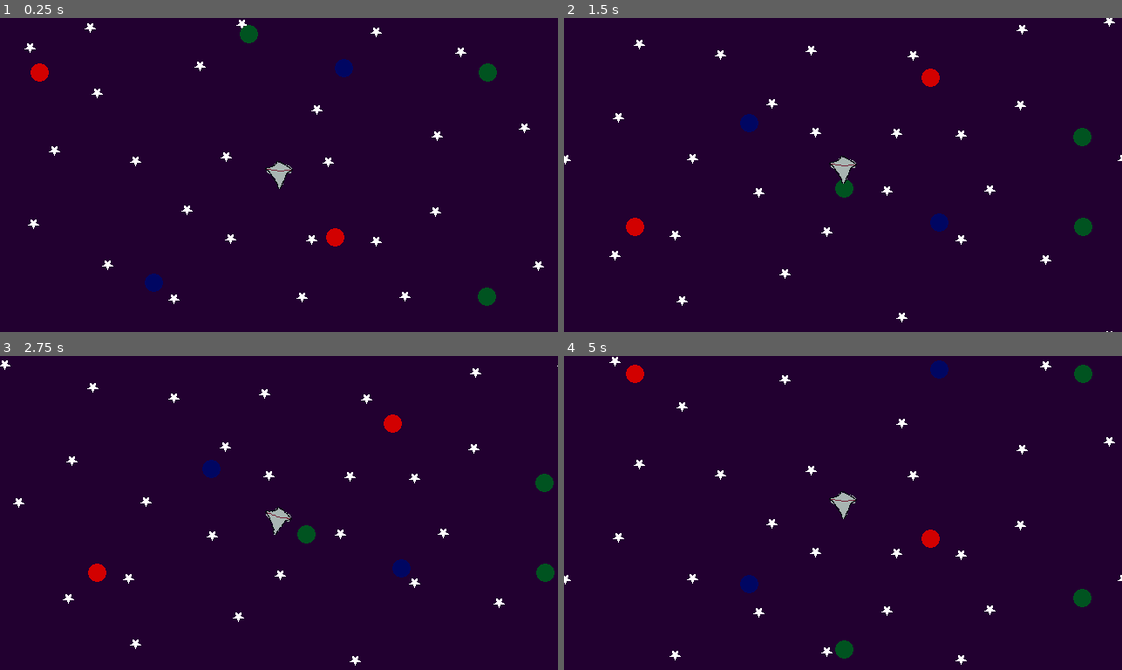
Above: before the commit, frames 1-4 (two rows, left to right).
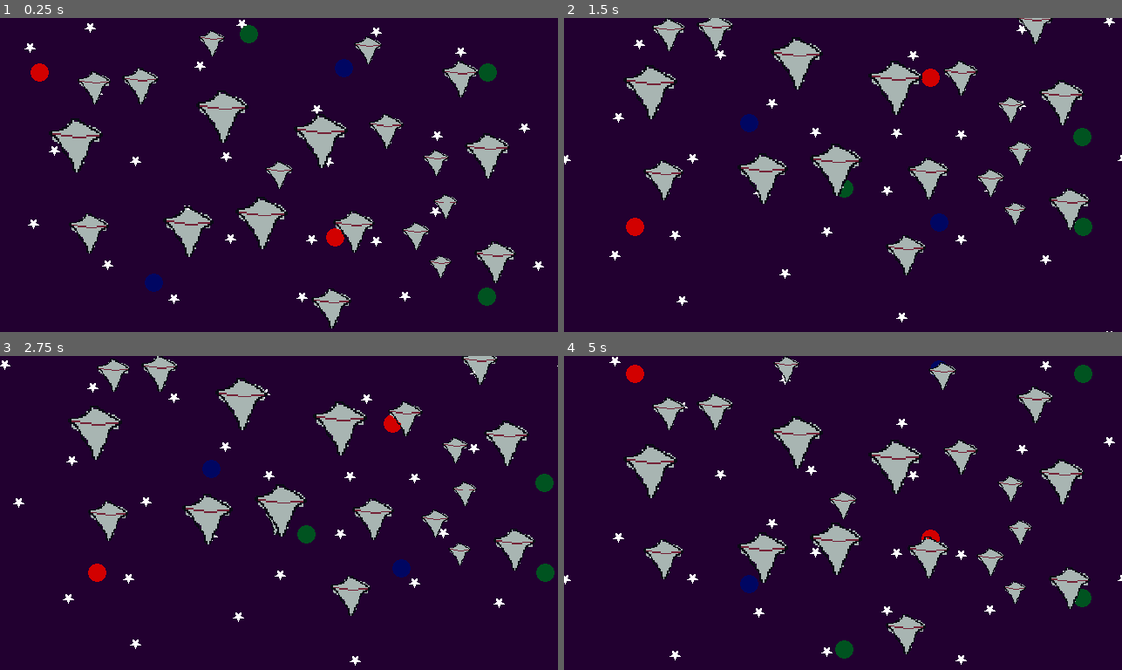
Above: after the commit, the same moments.

Repository: oe555/project-eat-humans
Game: Godot game, scene res://Scenes/main_scene.tscn
Two runs of this game, one before a commit and one after it. Both use one fixed random seed, a clock stepped at 60 frames per second and the inputs below.
Inputs:
- Up to frame 1 (0.25 s): no input
- Up to frame 2 (1.5 s): tap Enter at 0.5 s; hold W (accelerate) 0.53-1.28 s; tap D (rotate_clockwise) at 0.6 s; hold S (reverse) from 1.28 s (still down); tap A (rotate_counterclockwise) at 1.35 s
- Up to frame 3 (2.75 s): release S (reverse) at 2.03 s; hold W (accelerate) from 2.03 s (still down); tap D (rotate_clockwise) at 2.1 s
- Up to frame 4 (5 s): tap A (rotate_counterclockwise) at 2.85, 4.35 s; release W (accelerate) at 3.53 s; hold S (reverse) from 3.53 s (still down); tap D (rotate_clockwise) at 3.6 s

The runs differ from the first frame. In frame 1, 8.7% of the frame differs, in the area x 8-93%, y 3-99%; in frame 2, 8.1%; in frame 3, 8.2%; in frame 4, 8.7%.

Commit message:
planets generated in main scene

Diff:
--- a/Scenes/main_scene.tscn
+++ b/Scenes/main_scene.tscn
@@ -1,9 +1,11 @@
-[gd_scene format=3 uid="uid://ujr45jajx4e7"]
+[gd_scene load_steps=4 format=3 uid="uid://ujr45jajx4e7"]
 
 [ext_resource type="PackedScene" uid="uid://b6x85lit0stwv" path="res://Scenes/space_background.tscn" id="1_6l7je"]
 [ext_resource type="PackedScene" uid="uid://5x7etmqtmvk4" path="res://Scenes/player.tscn" id="1_52fb6"]
+[ext_resource type="Script" path="res://Scripts/World/planet_scene.gd" id="2_main"]
 
 [node name="Node2D" type="Node2D" unique_id=2084757155]
+script = ExtResource("2_main")
 
 [node name="SpaceBackground" parent="." unique_id=601757368 instance=ExtResource("1_6l7je")]
 
--- a/Scripts/World/planet_scene.gd
+++ b/Scripts/World/planet_scene.gd
@@ -1,6 +1,6 @@
 extends Node2D
 
-const PLANET_COUNT: int = 10
+const PLANET_COUNT: int = 20
 
 func _ready() -> void:
 	var view_rect := Rect2(Vector2.ZERO, get_viewport_rect().size)
